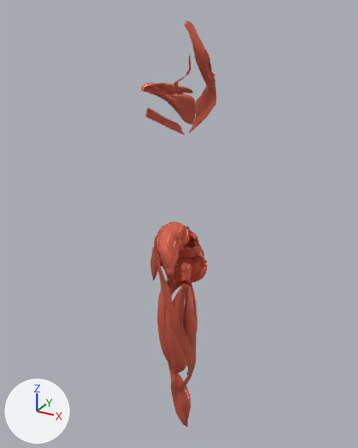
An edit to the glTF model public/muscle/models/atlas_supplement.glb, drawn before and after from the same camera.
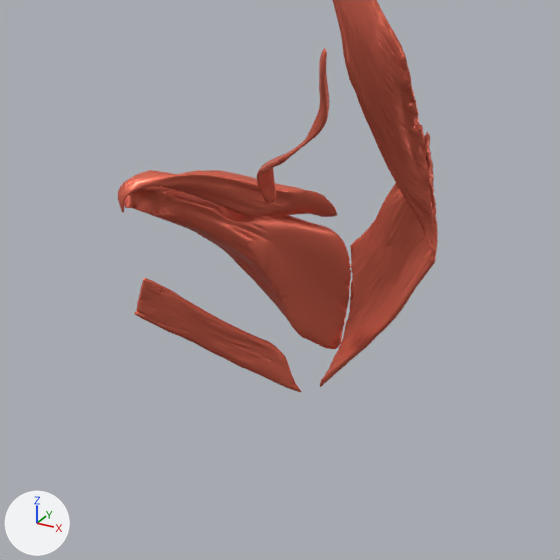
Each version appears first whole from a camera (50 mm lens) standing at (0.594, -1.195, 1.608) and looking at (-0.108, 0.082, 0.969), and next in a close-up on the part from 32% to 69% of the width and 9% to 39% of the height. The axes (+X, +Y, +Z) are drawn at lower left. The lights are the same throughout. The first two pictures are the older version.

In view in the first close-up: 'muscle_infraspinatus', 'muscle_omohyoid', 'muscle_rhomboid_major', 'muscle_splenius_capitis', 'muscle_supraspinatus', 'muscle_teres_major'.
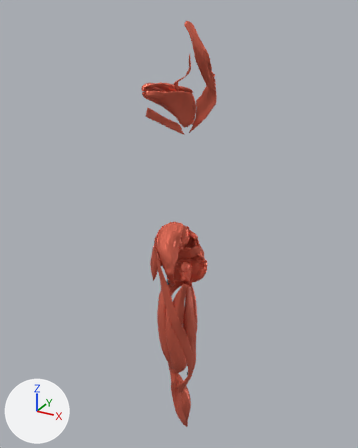
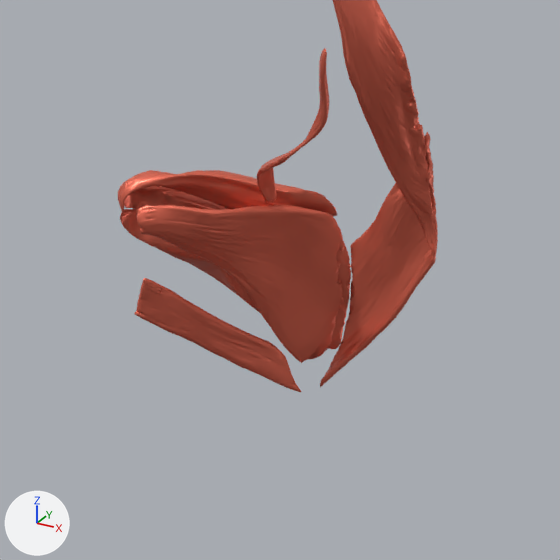
Patch to the scene script:
```diff
--- a/public/muscle/models/atlas_supplement.glb.py
+++ b/public/muscle/models/atlas_supplement.glb.py
@@ me_muscle_subscapularis @@
+me_muscle_subscapularis.from_pydata(...)  # 2417 vertices, 4846 faces; spans x -0.1701..-0.0651, y 0.0014..0.1063, z 1.2775..1.3921
+me_muscle_subscapularis.materials.append(mat_muscles)  # red #e76e57
@@ me_muscle_teres_minor @@
+me_muscle_teres_minor.from_pydata(...)  # 1524 vertices, 3044 faces; spans x -0.1972..-0.1012, y 0.0213..0.0973, z 1.2947..1.3842
+me_muscle_teres_minor.materials.append(mat_muscles)  # red #e76e57
@@ ob_muscle_subscapularis @@
+ob_muscle_subscapularis = bpy.data.objects.new('muscle_subscapularis', me_muscle_subscapularis)
+ob_muscle_subscapularis.location = (0.0, 0.0, 0.0)
@@ ob_muscle_teres_minor @@
+ob_muscle_teres_minor = bpy.data.objects.new('muscle_teres_minor', me_muscle_teres_minor)
+ob_muscle_teres_minor.location = (0.0, 0.0, 0.0)
```

What differs and where, as boxes [x1, y1, x2, y2] in the close-ups (560 x 560 px):
'muscle_subscapularis', added (red): after [136, 205, 345, 363]
'muscle_teres_minor', added: after [120, 209, 261, 314]
'muscle_infraspinatus', unchanged, covered by the edit: [124, 186, 351, 349] in both
